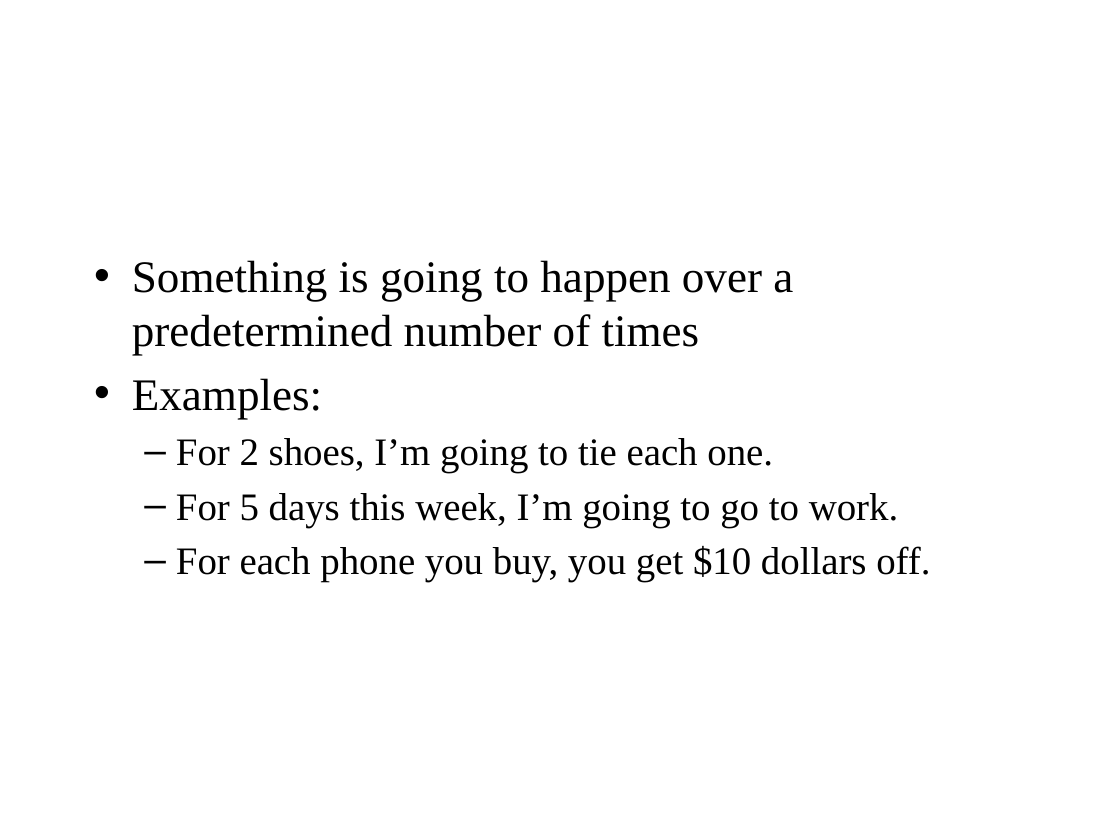
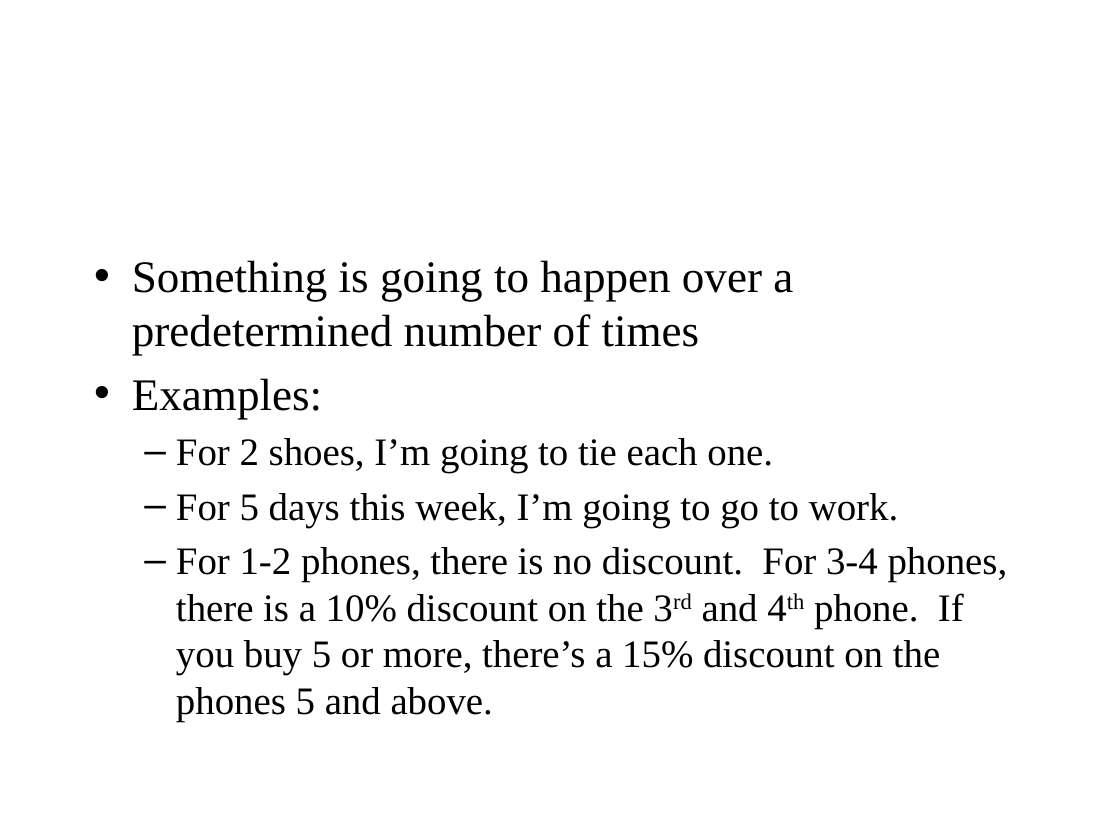
Before and after one commit to thanh81/VBA-Class, a slide deck: slide 18 of VBA Lecture.pptx. Drawn at 1120x840 pixels with LibreOffice and Linux fonts; fonts in the diff are those of the drawing; background and template pictures are left out. Boxes give left, top, right and bottom in pixels: in the first picture for what was removed or moved away, otherwise in the second. Text is boxed around its words. In the diff, an @@ line names an element or a change of style, - is before the commit and + after.

```diff
--- a/VBA Lecture.pptx
+++ b/VBA Lecture.pptx
@@ text at <box>176,547,1008,722</box>: text changed @@
-  – For each phone you buy, you get $10 dollars off.
+  – For 1-2 phones, there is no discount. For 3-4 phones, there is a 10% discount on the 3rd and 4th phone. If you buy 5 or more, there’s a 15% discount on the phones 5 and above.
```
Also in this commit, not shown: 2 other slides changed, 1 other file.
